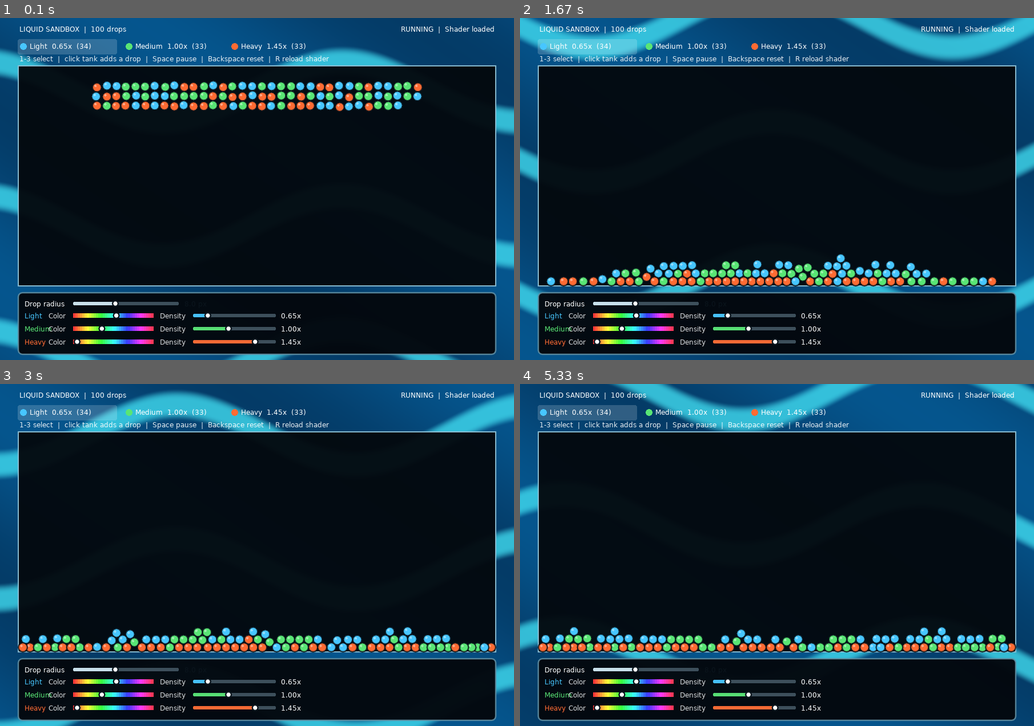
Above: before the commit, frames 1-4 (two rows, left to right).
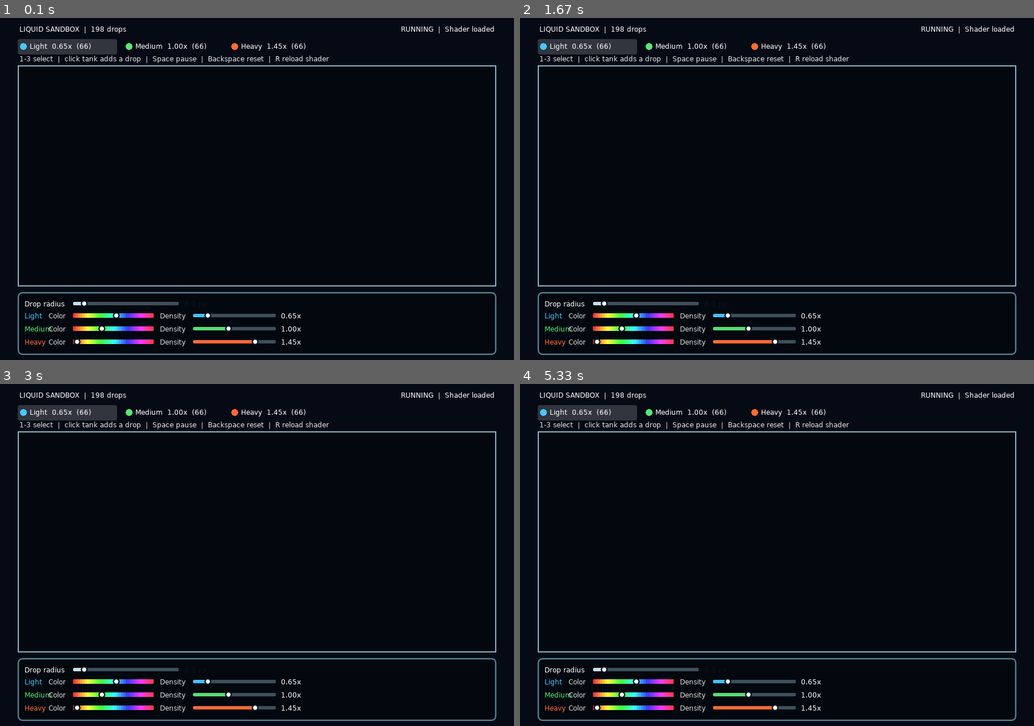
Above: after the commit, the same moments.

Repository: DaiterGG/RealisticLiquidTransfer
Game: LÖVE game, started from LovePreview/main.lua
The game is run twice, just before and just after one commit, with the same random seed, the same clock (stepped at 60 frames per second) and the same inputs.
Inputs (mouse positions are in pixels of both pictures, inside the frame that each line leads up to):
- Up to frame 1 (0.1 s): no input
- Up to frame 2 (1.67 s): move the mouse to (756, 202) at 0.37 s; move the mouse to (597, 312) at 0.87 s; move the mouse to (777, 230) at 1.37 s
- Up to frame 3 (3 s): move the mouse to (328, 479) at 1.87 s; move the mouse to (82, 630) at 2.43 s; move the mouse to (395, 592) at 2.93 s
- Up to frame 4 (5.33 s): move the mouse to (771, 575) at 3.43 s; move the mouse to (956, 486) at 3.93 s; move the mouse to (607, 531) at 4.6 s; move the mouse to (720, 507) at 5.1 s

The runs differ from the first frame. In frame 1, 26% of the frame differs, in the area x 0-100%, y 0-100%; in frame 2, 26%; in frame 3, 26%; in frame 4, 26%.

Commit message:
Port mod liquid shader into LÖVE preview
Co-authored-by: Copilot <223556219+Copilot@users.noreply.github.com>

Diff:
--- /dev/null
+++ b/LovePreview/liquid_field.glsl
@@ -0,0 +1,54 @@
+extern vec2 center;
+extern vec2 pixelScale;
+extern vec2 velocity;
+extern vec4 dropletColor;
+extern number dropRadius;
+extern number fieldMode;
+
+vec4 effect(vec4 color, Image texture, vec2 texture_coords, vec2 screen_coords)
+{
+    vec2 offset = (screen_coords - center) / pixelScale;
+    number supportRadius = dropRadius * 2.2;
+    number speed = length(velocity);
+    bool hasDirection = speed > 0.001;
+    vec2 direction = hasDirection ? velocity / speed : vec2(0.0);
+    number tailLength = hasDirection
+        ? dropRadius * 2.5 * clamp(speed / 600.0, 0.0, 1.0)
+        : 0.0;
+
+    number normalizedDistanceSquared;
+    if (hasDirection)
+    {
+        number along = dot(offset, direction) + tailLength * 0.5;
+        number across = -offset.x * direction.y + offset.y * direction.x;
+        number majorRadius = supportRadius + tailLength * 0.5;
+        normalizedDistanceSquared = along * along / (majorRadius * majorRadius)
+            + across * across / (supportRadius * supportRadius);
+    }
+    else
+    {
+        normalizedDistanceSquared = dot(offset, offset) / (supportRadius * supportRadius);
+    }
+
+    if (normalizedDistanceSquared >= 1.0)
+    {
+        return vec4(0.0);
+    }
+
+    number remaining = 1.0 - normalizedDistanceSquared;
+    number contribution = 1.2 * remaining * remaining;
+    if (fieldMode < 0.5)
+    {
+        vec2 velocityRatio = clamp(velocity / 800.0, -1.0, 1.0);
+        vec2 encodedVelocity = velocityRatio * 0.5 + 0.5;
+        return vec4(
+            contribution,
+            encodedVelocity.x * contribution,
+            encodedVelocity.y * contribution,
+            contribution);
+    }
+
+    return vec4(
+        dropletColor.rgb * dropletColor.a * contribution,
+        dropletColor.a * contribution);
+}
--- a/LovePreview/liquid_simulation.lua
+++ b/LovePreview/liquid_simulation.lua
@@ -7,7 +7,7 @@
     { name = "Heavy", density = 1.45, hue = 0.05, color = { 1.0, 0.42, 0.2 } },
 }
 
-local DROP_COUNT = 100
+local DROP_COUNT = 198
 local GRAVITY = 430
 local SORT_STRENGTH = 1900
 local FIXED_STEP = 1 / 60
@@ -50,7 +50,7 @@
 Simulation.colorForHue = hueToColor
 
 function Simulation:setDropRadius(radius)
-    self.dropRadius = clamp(radius, 4, 14)
+    self.dropRadius = clamp(radius, 4, 42)
     for _, drop in ipairs(self.drops) do
         drop.radius = self.dropRadius
         drop.x = clamp(drop.x, self.bounds.left + drop.radius, self.bounds.right - drop.radius)
--- a/LovePreview/main.lua
+++ b/LovePreview/main.lua
@@ -1,16 +1,22 @@
 local Simulation = require("liquid_simulation")
 
 local shaderPath = "shader.glsl"
+local fieldShaderPath = "liquid_field.glsl"
 local shader
+local fieldShader
 local lastSource
 local simulation
+local densityCanvas
+local colorCanvas
+local densityCanvasWidth
+local densityCanvasHeight
 local selectedKind = 1
-local elapsed = 0
 local reloadTimer = 0
 local reloadInterval = 0.25
 local paused = false
 local status = "Loading shader..."
 local draggingControl
+local fieldPixelsPerUnit = 0.5
 
 local function clamp(value, minimum, maximum)
     return math.max(minimum, math.min(maximum, value))
@@ -24,6 +30,79 @@
         right = width - 32,
         bottom = height - 130,
     }
+end
+
+local function ensureLiquidCanvases(bounds)
+    local width = math.max(1, math.ceil((bounds.right - bounds.left) * fieldPixelsPerUnit))
+    local height = math.max(1, math.ceil((bounds.bottom - bounds.top) * fieldPixelsPerUnit))
+    if width == densityCanvasWidth and height == densityCanvasHeight then
+        return
+    end
+
+    local newDensityCanvas = love.graphics.newCanvas(width, height, { format = "rgba16f" })
+    local newColorCanvas = love.graphics.newCanvas(width, height, { format = "rgba16f" })
+    newDensityCanvas:setFilter("linear", "linear")
+    newColorCanvas:setFilter("linear", "linear")
+    newDensityCanvas:setWrap("clamp", "clamp")
+    newColorCanvas:setWrap("clamp", "clamp")
+
+    if densityCanvas then
+        densityCanvas:release()
+        colorCanvas:release()
+    end
+
+    densityCanvas = newDensityCanvas
+    colorCanvas = newColorCanvas
+    densityCanvasWidth = width
+    densityCanvasHeight = height
+end
+
+local function renderLiquidFields(bounds)
+    ensureLiquidCanvases(bounds)
+    local boundsWidth = bounds.right - bounds.left
+    local boundsHeight = bounds.bottom - bounds.top
+    local scaleX = (densityCanvasWidth - 1) / boundsWidth
+    local scaleY = (densityCanvasHeight - 1) / boundsHeight
+
+    love.graphics.push("all")
+    love.graphics.setBlendMode("add", "premultiplied")
+    love.graphics.setShader(fieldShader)
+    love.graphics.setColor(1, 1, 1, 1)
+
+    for mode = 0, 1 do
+        local target = mode == 0 and densityCanvas or colorCanvas
+        love.graphics.setCanvas(target)
+        love.graphics.clear(0, 0, 0, 0)
+        fieldShader:send("fieldMode", mode)
+
+        for _, drop in ipairs(simulation.drops) do
+            local centerX = (drop.x - bounds.left) * scaleX
+            local centerY = (drop.y - bounds.top) * scaleY
+            local supportRadius = drop.radius * 2.2
+            local speed = math.sqrt(drop.vx * drop.vx + drop.vy * drop.vy)
+            local tailLength = drop.radius * 2.5 * clamp(speed / 600, 0, 1)
+            local extent = supportRadius + tailLength
+
+            fieldShader:send("center", { centerX, centerY })
+            fieldShader:send("pixelScale", { scaleX, scaleY })
+            fieldShader:send("velocity", { drop.vx, drop.vy })
+            fieldShader:send(
+                "dropletColor",
+                { drop.color[1], drop.color[2], drop.color[3], 1 }
+            )
+            fieldShader:send("dropRadius", drop.radius)
+            love.graphics.rectangle(
+                "fill",
+                centerX - extent * scaleX,
+                centerY - extent * scaleY,
+                extent * 2 * scaleX,
+                extent * 2 * scaleY
+            )
+        end
+    end
+
+    love.graphics.setCanvas()
+    love.graphics.pop()
 end
 
 local function controlLayout()
@@ -38,6 +117,19 @@
     }
 end
 
+local function loadFieldShader()
+    local source, readError = love.filesystem.read(fieldShaderPath)
+    if not source then
+        error("Could not read liquid field shader: " .. tostring(readError))
+    end
+
+    local ok, result = pcall(love.graphics.newShader, source)
+    if not ok then
+        error("Could not compile liquid field shader: " .. tostring(result))
+    end
+    fieldShader = result
+end
+
 local function sliderValue(slider, x)
     return clamp((x - slider.x) / slider.width, 0, 1)
 end
@@ -45,7 +137,7 @@
 local function setControlValue(control, x)
     local value = sliderValue(control.slider, x)
     if control.kind == "size" then
-        simulation:setDropRadius(4 + value * 10)
+        simulation:setDropRadius(4 + value * 38)
     elseif control.kind == "hue" then
         simulation:setTypeHue(control.group, value)
     elseif control.kind == "density" then
@@ -149,6 +241,7 @@
     love.graphics.setBackgroundColor(0.025, 0.04, 0.08)
     love.math.setRandomSeed(os.time())
     simulation = Simulation.new(tankBounds())
+    loadFieldShader()
     reloadShader()
     if not shader then
         error(status)
@@ -156,7 +249,6 @@
 end
 
 function love.update(dt)
-    elapsed = elapsed + dt
     reloadTimer = reloadTimer + dt
 
     if reloadTimer >= reloadInterval then
@@ -171,22 +263,9 @@
     if not paused then
         simulation:update(dt)
     end
-
-    if shader then
-        local width, height = love.graphics.getDimensions()
-        shader:send("elapsed", elapsed)
-        shader:send("resolution", { width, height })
-    end
 end
 
 function love.draw()
-    if shader then
-        love.graphics.setShader(shader)
-        love.graphics.setColor(1, 1, 1, 1)
-        love.graphics.rectangle("fill", 0, 0, love.graphics.getDimensions())
-        love.graphics.setShader()
-    end
-
     local bounds = tankBounds()
     local counts = simulation:countByType()
     local types = Simulation.types
@@ -209,6 +288,33 @@
         bounds.bottom - bounds.top
     )
 
+    renderLiquidFields(bounds)
+    if shader then
+        shader:send("densityField", densityCanvas)
+        shader:send("colorField", colorCanvas)
+        shader:send(
+            "fieldTexelSize",
+            { 1 / densityCanvasWidth, 1 / densityCanvasHeight }
+        )
+        shader:send(
+            "transitionOffset",
+            { 3 / densityCanvasWidth, 3 / densityCanvasHeight }
+        )
+        shader:send("colorTransitionSharpness", 2)
+
+        love.graphics.setBlendMode("alpha", "alphamultiply")
+        love.graphics.setShader(shader)
+        love.graphics.setColor(1, 1, 1, 1)
+        love.graphics.rectangle(
+            "fill",
+            bounds.left,
+            bounds.top,
+            bounds.right - bounds.left,
+            bounds.bottom - bounds.top
+        )
+        love.graphics.setShader()
+    end
+
     love.graphics.setColor(1, 1, 1, 1)
     love.graphics.print("LIQUID SANDBOX  |  " .. #simulation.drops .. " drops", 34, 12)
 
@@ -234,15 +340,6 @@
         34,
         64
     )
-
-    for _, drop in ipairs(simulation.drops) do
-        love.graphics.setColor(drop.color[1], drop.color[2], drop.color[3])
-        love.graphics.circle("fill", drop.x, drop.y, drop.radius)
-        love.graphics.setColor(0.02, 0.06, 0.09, 0.8)
-        love.graphics.circle("line", drop.x, drop.y, drop.radius)
-        love.graphics.setColor(1, 1, 1, 0.42)
-        love.graphics.circle("fill", drop.x - 2.5, drop.y - 2.5, 2.2)
-    end
 
     local layout = controlLayout()
     love.graphics.setColor(0.015, 0.035, 0.055, 0.98)
@@ -268,7 +365,7 @@
 
     love.graphics.setColor(1, 1, 1, 1)
     love.graphics.print("Drop radius", 43, layout.size.y - 7)
-    local radiusValue = (simulation.dropRadius - 4) / 10
+    local radiusValue = (simulation.dropRadius - 4) / 38
     drawSlider(layout.size, radiusValue, { 0.82, 0.91, 0.95 })
     love.graphics.print(string.format("%.1f px", simulation.dropRadius), 323, layout.size.y - 7)
 
--- a/LovePreview/shader.glsl
+++ b/LovePreview/shader.glsl
@@ -1,21 +1,127 @@
-extern number elapsed;
-extern vec2 resolution;
+extern Image densityField;
+extern Image colorField;
+extern vec2 fieldTexelSize;
+extern vec2 transitionOffset;
+extern number colorTransitionSharpness;
 
-vec4 effect(vec4 color, Image texture, vec2 texture_coords, vec2 screen_coords)
+number getDensity(vec2 uv)
 {
-    vec2 uv = screen_coords / resolution;
-    vec2 p = uv * 2.0 - 1.0;
-    p.x *= resolution.x / resolution.y;
+    return clamp(Texel(densityField, uv).r, 0.0, 1.0);
+}
 
-    number wave = sin(p.y * 8.0 + sin(p.x * 3.0 + elapsed) * 1.4 - elapsed * 1.8);
-    number ripple = smoothstep(0.72, 0.98, wave);
-    number glow = 0.5 + 0.5 * sin(p.x * 2.0 - p.y * 3.0 + elapsed * 0.7);
+vec4 getLiquidColor(vec2 uv)
+{
+    vec4 accumulatedColor = Texel(colorField, uv);
+    number opacityWeight = max(accumulatedColor.a, 0.0001);
+    number densityWeight = max(Texel(densityField, uv).a, 0.0001);
+    return vec4(
+        accumulatedColor.rgb / opacityWeight,
+        clamp(opacityWeight / densityWeight, 0.0, 1.0));
+}
 
-    vec3 deep = vec3(0.015, 0.08, 0.18);
-    vec3 liquid = vec3(0.02, 0.42, 0.68);
-    vec3 highlight = vec3(0.25, 0.86, 0.94);
-    vec3 result = mix(deep, liquid, 0.45 + glow * 0.3);
-    result = mix(result, highlight, ripple * 0.8);
+void considerLiquidColorBoundary(
+    vec2 uv,
+    vec2 offset,
+    inout number strongestContrast,
+    inout vec4 colorBefore,
+    inout vec4 colorAfter)
+{
+    vec4 before = getLiquidColor(uv - offset);
+    vec4 after = getLiquidColor(uv + offset);
+    vec3 colorDifference = after.rgb * after.a - before.rgb * before.a;
+    number contrast = dot(colorDifference, colorDifference);
+    if (contrast > strongestContrast)
+    {
+        strongestContrast = contrast;
+        colorBefore = before;
+        colorAfter = after;
+    }
+}
 
-    return vec4(result, 1.0) * color;
+vec4 sharpenLiquidColorTransition(vec2 uv, vec4 centerColor)
+{
+    const number inverseSqrtTwo = 0.70710678;
+    vec2 horizontalOffset = vec2(transitionOffset.x, 0.0);
+    vec2 verticalOffset = vec2(0.0, transitionOffset.y);
+    vec2 diagonalOffset = (horizontalOffset + verticalOffset) * inverseSqrtTwo;
+    vec2 oppositeDiagonalOffset = (horizontalOffset - verticalOffset) * inverseSqrtTwo;
+    number strongestContrast = 0.0;
+    vec4 colorBefore = centerColor;
+    vec4 colorAfter = centerColor;
+
+    considerLiquidColorBoundary(uv, horizontalOffset, strongestContrast, colorBefore, colorAfter);
+    considerLiquidColorBoundary(uv, verticalOffset, strongestContrast, colorBefore, colorAfter);
+    considerLiquidColorBoundary(uv, diagonalOffset, strongestContrast, colorBefore, colorAfter);
+    considerLiquidColorBoundary(uv, oppositeDiagonalOffset, strongestContrast, colorBefore, colorAfter);
+
+    if (strongestContrast < 0.0001)
+    {
+        return centerColor;
+    }
+
+    vec3 beforePremultiplied = colorBefore.rgb * colorBefore.a;
+    vec3 afterPremultiplied = colorAfter.rgb * colorAfter.a;
+    vec3 colorSpan = afterPremultiplied - beforePremultiplied;
+    vec3 centerPremultiplied = centerColor.rgb * centerColor.a;
+    number blend = clamp(
+        dot(centerPremultiplied - beforePremultiplied, colorSpan) / strongestContrast,
+        0.0,
+        1.0);
+    number sharpness = clamp(colorTransitionSharpness / 3.0, 0.0, 1.0);
+    number transitionWidth = mix(1.0, 0.08, sharpness);
+    number splineBlend = smoothstep(
+        0.5 - transitionWidth * 0.5,
+        0.5 + transitionWidth * 0.5,
+        blend);
+    number opacity = mix(colorBefore.a, colorAfter.a, splineBlend);
+    vec3 premultipliedColor = mix(beforePremultiplied, afterPremultiplied, splineBlend);
+    vec3 color = opacity > 0.0001
+        ? premultipliedColor / opacity
+        : vec3(0.0);
+    return vec4(color, opacity);
 }
+
+vec4 effect(vec4 vertexColor, Image texture, vec2 texture_coords, vec2 screen_coords)
+{
+    number density = getDensity(texture_coords);
+    vec4 sampledLiquidColor = getLiquidColor(texture_coords);
+    if (colorTransitionSharpness > 0.0)
+    {
+        sampledLiquidColor = sharpenLiquidColorTransition(texture_coords, sampledLiquidColor);
+    }
+
+    number leftDensity = getDensity(texture_coords - vec2(fieldTexelSize.x, 0.0));
+    number rightDensity = getDensity(texture_coords + vec2(fieldTexelSize.x, 0.0));
+    number downDensity = getDensity(texture_coords - vec2(0.0, fieldTexelSize.y));
+    number upDensity = getDensity(texture_coords + vec2(0.0, fieldTexelSize.y));
+    vec2 gradient = vec2(rightDensity - leftDensity, upDensity - downDensity);
+    vec3 normal = normalize(vec3(-gradient * 5.0, 0.8));
+
+    vec4 accumulatedDensity = Texel(densityField, texture_coords);
+    vec2 encodedVelocity = clamp(
+        accumulatedDensity.gb / max(accumulatedDensity.a, 0.0001),
+        0.0,
+        1.0) * 2.0 - 1.0;
+    number velocityLength = length(encodedVelocity);
+    number velocityMagnitude = clamp(velocityLength, 0.0, 1.0);
+    vec2 velocityDirection = encodedVelocity / max(velocityLength, 0.0001);
+    number trailingEdge = clamp(dot(normal.xy, -velocityDirection), 0.0, 1.0)
+        * velocityMagnitude;
+    vec3 lightDirection = normalize(vec3(-0.45, 0.65, 0.8));
+    number diffuse = 0.58 + 0.42 * clamp(dot(normal, lightDirection), 0.0, 1.0);
+    vec3 halfDirection = normalize(lightDirection + vec3(0.0, 0.0, 1.0));
+    number specular = pow(clamp(dot(normal, halfDirection), 0.0, 1.0), 28.0);
+    number alpha = smoothstep(0.44, 0.56, density);
+    number edge = 1.0 - smoothstep(0.55, 0.8, density);
+
+    vec4 result = vec4(sampledLiquidColor.rgb, vertexColor.a * sampledLiquidColor.a);
+    result.rgb *= diffuse;
+    result.rgb = mix(result.rgb * 0.62, result.rgb, 1.0 - edge * 0.35);
+    result.rgb = mix(
+        result.rgb,
+        result.rgb * vec3(0.62, 0.78, 0.96),
+        trailingEdge * 0.35);
+    result.rgb += specular * 0.28;
+    result.a *= alpha;
+    return result;
+}
